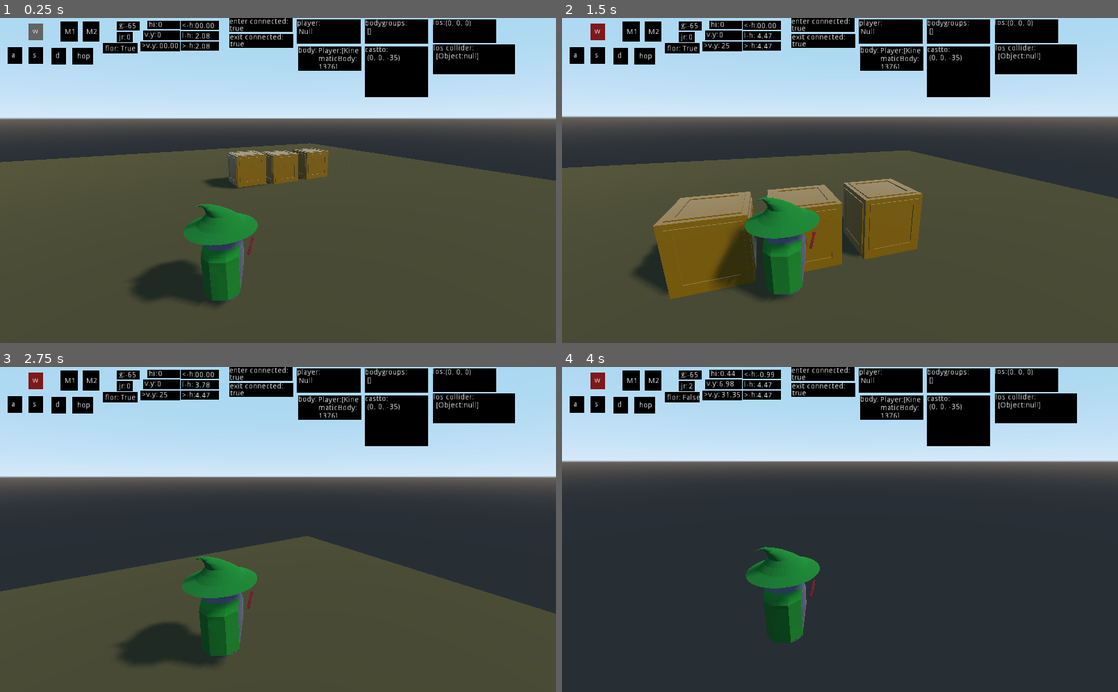
Above: before the commit, frames 1-4 (two rows, left to right).
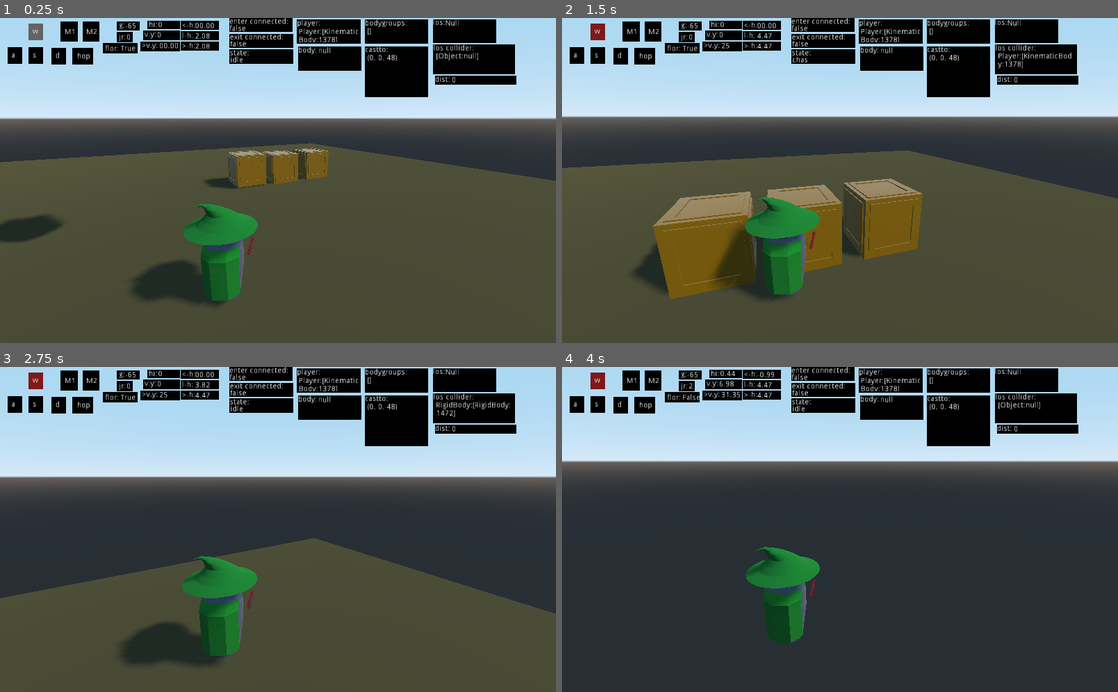
Above: after the commit, the same moments.

Repository: Valkuma/3DMagic
Game: Godot game, scene res://Scenes/default.tscn
Two runs of this game, one before a commit and one after it. Both use one fixed random seed, a clock stepped at 60 frames per second and the inputs below.
Inputs (mouse positions are in pixels of both pictures, inside the frame that each line leads up to):
- Up to frame 1 (0.25 s): no input
- Up to frame 2 (1.5 s): tap Enter at 0.5 s; move the mouse to (867, 180) at 0.52 s; hold W (move_forward) from 0.53 s (still down); click (867, 180) at 0.67 s; tap Space (jump) at 0.77 s; move the mouse to (812, 180) at 1.27 s
- Up to frame 3 (2.75 s): keep holding W (move_forward); tap Space (jump) at 1.52 s; move the mouse to (289, 523) at 2.02 s
- Up to frame 4 (4 s): keep holding W (move_forward); move the mouse to (834, 536) at 2.77 s; click (834, 536) at 2.92 s; tap Space (jump) at 3.02, 3.77 s; move the mouse to (878, 532) at 3.52 s

The runs differ from the first frame. In frame 1, 2.0% of the frame differs, in the area x 0-93%, y 0-70%; in frame 2, 1.5%; in frame 3, 2.4%, in the area x 0-99%, y 0-76%; in frame 4, 1.3%.

Commit message:
Big update
enemy class --
made ai work
made los work
implement signals for attack and damage on player
attack animation for shadowling
planned addition for death on player

Diff:
--- a/Player/Player.gd
+++ b/Player/Player.gd
@@ -1,6 +1,11 @@
 extends KinematicBody
-var health=100
+export var maxhealth = 20
+export var health = 20
+signal hitSignal(oldhealth,newhealth,totaldmg)
+signal deathsignal(health,killer,dmg)
 
+var killer = "Unknown"
+var lastHit = {"unknown":0}
 var speed = 16 # The movement speed of the player in units per second
 var gravity = -65 # The gravity force applied to the player in units per second squared
 var jump_force = 15 # The upward force applied to the player when jumping in units per second
@@ -67,6 +72,8 @@
 
 
 func _physics_process(delta):
+	if (health <= 0):
+		timeToDie(health)
 	#CHARACTER MOVEMENT LOGIC
 	var direction = Vector3.ZERO
 	if Input.is_action_pressed("move_right"):
@@ -93,9 +100,7 @@
 	velocity.y += gravity * delta
 	velocity = move_and_slide(velocity, Vector3.UP,false,4,0.785398,false)
 
-
 	#JUMPING LOGIC
-
 	if is_on_floor():
 		jump_count = 0
 		if Input.is_action_just_pressed("jump"):
@@ -114,7 +119,6 @@
 		state_machine.travel("Idle")
 	else:
 		state_machine.travel("Walk")
-		#$AnimationPlayer.playback_speed = direction.length() * speed * 20
 	pass
 
 	#DEBUG OUTPUT
@@ -171,3 +175,24 @@
 			lasthreset=true
 	pass
 	#maxhnode.text=str(maxhcounter)
+
+func hurt(source,dmg):
+	var oldhealth=health
+	var totaldmg=0
+	#allows for damage types
+	for dmginstance in dmg:
+		#take each instance of damage here
+		var dmgval = dmg[dmginstance] #dmg["shadow"]=10
+		totaldmg += dmgval
+		health -= dmgval
+	lastHit = dmg
+	emit_signal("hitSignal",oldhealth,health,totaldmg)
+	if (health <= 0):
+		killer = source
+		timeToDie(health)
+	pass
+
+func timeToDie(health):
+	emit_signal("deathsignal",health,lastHit)
+	#print(lastHit,killer,health)
+	pass
--- a/Player/Player.tscn
+++ b/Player/Player.tscn
@@ -73,7 +73,7 @@
 
 [node name="Player" type="KinematicBody" parent="." groups=["player"]]
 transform = Transform( 1, 0, 0, 0, 1, 0, 0, 0, 1, 0, 0.2, 0 )
-collision_layer = 3
+collision_layer = 11
 collision_mask = 3
 input_ray_pickable = false
 script = ExtResource( 1 )
--- a/Scenes/default.tscn
+++ b/Scenes/default.tscn
@@ -13,7 +13,7 @@
 
 [sub_resource type="NavigationMesh" id=6]
 
-[node name="defaultlevel" type="Spatial"]
+[node name="level" type="Spatial"]
 
 [node name="MeshInstance" type="MeshInstance" parent="."]
 transform = Transform( 20, 0, 0, 0, 1, 0, 0, 0, 20, 0, 0, 0 )
@@ -42,9 +42,6 @@
 [node name="PlayerScene" parent="." instance=ExtResource( 1 )]
 transform = Transform( -0.878267, 0, 0.478171, 0, 1, 0, -0.478171, 0, -0.878267, -4.28908, 1.89782, 9.49049 )
 
-[node name="shadowling" parent="." instance=ExtResource( 3 )]
-transform = Transform( 1, 0, 0, 0, 1, 0, 0, 0, 1, -1.02353, 1.94628, 18.8008 )
-
 [node name="objects" type="Spatial" parent="."]
 
 [node name="Crate" parent="objects" instance=ExtResource( 2 )]
@@ -55,3 +52,6 @@
 
 [node name="Crate3" parent="objects" instance=ExtResource( 2 )]
 transform = Transform( 1, 0, 0, 0, 1, 0, 0, 0, 1, 5.26655, 2.15162, 0 )
+
+[node name="shadowling" parent="." instance=ExtResource( 3 )]
+transform = Transform( 1, 0, 0, 0, 1, 0, 0, 0, 1, 2.46292, 23.6372, 14.8921 )
--- /dev/null
+++ b/Scenes/enemies/enemies.gd
@@ -0,0 +1,50 @@
+class_name enemyobj extends KinematicBody
+
+enum state {idle,chase,find,attack,recover,tether}
+var cur_state = state.idle
+
+func _ready():
+	pass
+
+func process_states():
+	var statenode=get_node("debugUI/statedbg/statedbg2")
+	match cur_state:
+		state.idle:
+			statenode.text = str("idle")
+			process_idle()
+		state.chase:
+			statenode.text = str("chase")
+			process_chase()
+		state.attack:
+			statenode.text = str("attack")
+			process_attack()
+		state.find:
+			statenode.text = str("find")
+			process_find()
+		state.recover:
+			statenode.text = str("recover")
+			process_recover()
+		state.tether:
+			statenode.text = str("tether")
+			process_tether()
+
+func enter_state(pass_state):
+	if (cur_state != pass_state):
+		leave_state(cur_state)
+		cur_state=pass_state
+
+func leave_state(pass_state):
+	pass
+
+func process_idle():
+	pass
+func process_chase():
+	pass
+func process_attack():
+	pass
+func process_find():
+	pass
+func process_recover():
+	pass
+func process_tether():
+	pass
--- a/Scenes/enemies/shadowling.gd
+++ b/Scenes/enemies/shadowling.gd
@@ -1,49 +1,38 @@
-extends KinematicBody
+extends enemyobj
 var health=10
+#enum state {idle,chase,find,attack,recover,tether}
 #var types=[]
-var speed = 2 # The movement speed of the player in units per second
+var speed = 4 # The movement speed of the player in units per second
 var gravity = -65 # The gravity force applied to the player in units per second squared
 var velocity = Vector3.ZERO # A vector that stores the current velocity of the player
 var target_velocity = Vector3.ZERO # A vector that stores the desired velocity of the player based on input
 var acceleration = .5 #how fast to gain units/second
-var turn_speed = 4
-var sight_range = 35
+var turn_speed = .10
 var hit #line of sight check hit
-var player = null
+var hitcollider #the collider of sight raycast
+var colliderdistance #distance between object and collided object
+var distnode #distance from collider to raycast debug
+#var sling_state = state.idle #default state
+var tetherpos = Vector3.ZERO
+
+onready var raycast= $sight/los
+onready var player = get_tree().get_root().get_node("level").get_node("PlayerScene").get_node("Player")
 
 func _ready():
-	$sight.connect("body_entered", self, "_on_sight_body_entered")
-	$sight.connect("body_exited", self, "_on_sight_body_exited")
-pass
+	distnode = get_node("debugUI/dist/dist2")
+
+
 
 func _physics_process(delta):
 	velocity.y += gravity * delta
-	velocity = move_and_slide(velocity, Vector3.UP,false,4,0.785398,false)
-
-	if player != null:
-		var raydir = (player.global_transform.origin - $sight/los.global_transform.origin).normalized()
-		$sight/los.cast_to = raydir * sight_range
-		hit = $sight/los.get_collision_point()
-
-		if hit == Vector3.ZERO:
-			var direction = (player.global_transform.origin - global_transform.origin).normalized()
-			velocity = move_and_slide(direction * speed,Vector3.UP,false,40.785398,false)
-			var target = player.global_transform.basis.get_rotation_quat()
-			var current = global_transform.basis.get_rotation_quat()
-
-			global_transform.basis = Basis(current.slerp(target, turn_speed * delta))
-		else:
-			velocity = Vector3.ZERO
-
-	else:
-		$sight/los.cast_to = Vector3(0,0,-35)
-	#Debug UI
+	process_states()
+	#DEBUGS
+
 	var playertextnode=get_node("debugUI/playertext/playertext2")
 	var bodygroups=get_node("debugUI/bodygroups/body2")
 	var casttonode = get_node("debugUI/castto/castto2")
 	var losnode = get_node("debugUI/sling-los/los2")
 	var loscollidernode = get_node("debugUI/loscollider/loscollider2")
-
 	losnode.text=str(hit)
 	loscollidernode.text=str($sight/los.get_collider())
 	casttonode.text = str($sight/los.cast_to)
@@ -51,18 +40,167 @@
 	bodygroups.text=str(get_tree().get_nodes_in_group("my_group"))
 pass
 
-
-
-func _on_sight_body_entered(body):
-	$debugUI/enterconnected/enterconnected2.text="true"
-	var bodytextnode=get_node("debugUI/body/body2")
-	bodytextnode.text=str(body)
-	if body.is_in_group("player"):
-		player = body
-
-func _on_sight_body_exited(body):
-	$debugUI/exitconnected2/exitconnected2.text="true"
-	var bodytextnode=get_node("debugUI/body/body2")
-	bodytextnode.text=str(body)
-	if body == player:
-		player = null
+func _on_visionTimer_timeout():
+	#if in tether or idle states, allow transition to chase based on sight.
+	if (cur_state == state.tether or cur_state == state.idle):
+		if self.check_sight(): #if i can see the player, chase.
+			self.enter_state(state.chase)
+#
+#func process_states():
+#	var statenode=get_node("debugUI/statedbg/statedbg2")
+#	match sling_state:
+#		state.idle:
+#			statenode.text = str("idle")
+#			process_idle()
+#		state.chase:
+#			statenode.text = str("chase")
+#			process_chase()
+#		state.attack:
+#			statenode.text = str("attack")
+#			process_attack()
+#		state.find:
+#			statenode.text = str("find")
+#			process_find()
+#		state.recover:
+#			statenode.text = str("recover")
+#			process_recover()
+#		state.tether:
+#			statenode.text = str("tether")
+#			process_tether()
+#	pass
+
+# warning-ignore:unused_argument
+
+
+func process_idle():
+	var delta = get_physics_process_delta_time()
+	velocity.x=0 #dont move
+	velocity.z=0
+	velocity.y += gravity * delta #gravity
+	velocity=move_and_slide(velocity,Vector3.UP) #go nowhere but allow gravity.
+	pass
+
+func process_attack():
+	if ($attackTimer.get_time_left() > 0):
+		pass
+	else:
+		#Fire the attack event and hurt everything in the area
+		var inDamage = $Attack/AttackHurtArea/.get_overlapping_bodies()
+		if inDamage.size() > 0:
+			for body in inDamage:
+				var dmgVal = { "Shadow":10}
+				body.hurt("Shadowling Bite",dmgVal)
+				pass
+
+		$recoveryTimer.start()
+		self.enter_state(state.recover)
+	pass
+
+func process_recover():
+	if ($recoveryTimer.get_time_left() > 0):
+		pass
+	else:
+		#Transition to chase
+		self.enter_state(state.chase)
+	pass
+
+func process_find():
+	#check sight
+	if check_sight():
+		self.enter_state(state.chase)
+	else:
+		#visit the last known position and then do a twirl
+		#tether if you fail to find the player
+		self.enter_state(state.tether)
+		pass
+	pass
+
+func process_tether():
+	self.enter_state(state.idle)
+
+
+func process_chase():
+	var delta = get_physics_process_delta_time()
+	var global_pos = global_transform.origin
+	var player_pos = player.global_transform.origin
+	#smooth turning math
+	var wtransform = global_transform.looking_at(Vector3(player_pos.x,global_pos.y,player_pos.z),Vector3(0,1,0))
+	var wrotation = Quat(global_transform.basis).slerp(Quat(wtransform.basis), turn_speed)
+	global_transform = Transform(Basis(wrotation), global_transform.origin) #turn towards player
+	var player_direction = (player_pos - global_pos).normalized() #
+
+	#if in sight, chase, otherwise transition to find.
+	if check_sight():
+		velocity = (speed*player_direction.normalized())
+		velocity.y += gravity * delta #gravity
+		velocity= move_and_slide(velocity,Vector3.UP,false,4,0.785398,false) #chase the player
+	else:
+		#transition to find the player
+		self.enter_state(state.find)
+	#detect if should transition to attacks
+	var inAttack = $Attack/attackDetectArea.get_overlapping_bodies()
+	if inAttack.size() > 0:
+		for body in inAttack:
+			if body.name == "Player":
+				#Transition to attack - start the timer and fire the animation
+				$attackTimer.start()
+				$Attack/AttackHurtArea/Particles.restart()
+				#animation-attack-fire
+				self.enter_state(state.attack)
+pass
+
+func check_sight():
+	var inSight = $sight.get_overlapping_bodies()
+	if inSight.size() > 0:
+		for body in inSight:
+			if body.name == "Player":
+				var playerPos = body.global_transform.origin
+				$sight/los.look_at(playerPos, Vector3.UP)
+				$sight/los.force_raycast_update()
+				if $sight/los.is_colliding():
+					var colbody = $sight/los.get_collider()
+					if colbody.name == "Player":
+						$sight/los.debug_shape_custom_color = Color(174,0,0)
+						return true
+					else:
+						$sight/los.debug_shape_custom_color = Color(0,174,0)
+						return false
+	else:
+		return false
+	return false
+
+
+
+
+
+#func _on_visionTimer_timeout():
+#	var inSight = $sight.get_overlapping_bodies()
+#	var losthim=true
+#	if inSight.size() > 0:
+#		for body in inSight:
+#			if body.name == "Player":
+#				var playerPos = body.global_transform.origin
+#				losthim=false
+#				$sight/los.look_at(playerPos, Vector3.UP)
+#				$sight/los.force_raycast_update()
+#				if $sight/los.is_colliding():
+#					var colbody = $sight/los.get_collider()
+#					if colbody.name == "Player":
+#						$sight/los.debug_shape_custom_color = Color(174,0,0)
+#						self.enter_state(state.chase)
+#						print("player collide")
+#					else:
+#						$sight/los.debug_shape_custom_color = Color(0,174,0)
+#						self.enter_state(state.idle)
+#						print ("else collide")
+#			if losthim:
+#				self.enter_state(state.idle)
+#	else:
+#		self.enter_state(state.idle)
+#pass
+
+
+func _on_attackTimer_timeout():
+	pass # Replace with function body.
+func _on_recoveryTimer_timeout():
+	pass # Replace with function body.
--- a/Scenes/enemies/shadowling.tscn
+++ b/Scenes/enemies/shadowling.tscn
@@ -22,6 +22,7 @@
 angular_velocity_random = 0.2
 linear_accel = 1.0
 linear_accel_random = 0.5
+radial_accel = 0.5
 tangential_accel_random = 0.22
 scale = 0.5
 scale_random = 0.75
@@ -103,15 +104,20 @@
 material = SubResource( 16 )
 size = Vector2( 30, 1 )
 
+[sub_resource type="CubeMesh" id=18]
+
 [sub_resource type="BoxShape" id=10]
 
 [sub_resource type="ParticlesMaterial" id=14]
 emission_shape = 1
-emission_sphere_radius = 12.41
+emission_sphere_radius = 8.0
 direction = Vector3( 3, 0, 0 )
 spread = 180.0
 gravity = Vector3( 0, 1, 0 )
-radial_accel = -9.55
+initial_velocity = 0.5
+angular_velocity = 2.0
+linear_accel = 2.0
+radial_accel = -20.0
 
 [sub_resource type="PrismMesh" id=15]
 size = Vector3( 0.25, 0.25, 0.25 )
@@ -158,6 +164,27 @@
 margin_bottom = 41.0
 scroll_active = false
 
+[node name="dist" type="ColorRect" parent="KinematicBody/debugUI"]
+margin_left = 295.0
+margin_top = 104.0
+margin_right = 445.0
+margin_bottom = 120.0
+color = Color( 0, 0, 0, 1 )
+
+[node name="dist" type="RichTextLabel" parent="KinematicBody/debugUI/dist"]
+margin_right = 31.0
+margin_bottom = 15.0
+text = "dist:"
+scroll_active = false
+
+[node name="dist2" type="RichTextLabel" parent="KinematicBody/debugUI/dist"]
+margin_left = 31.0
+margin_top = 1.0
+margin_right = 145.0
+margin_bottom = 14.0
+text = "0"
+scroll_active = false
+
 [node name="loscollider" type="ColorRect" parent="KinematicBody/debugUI"]
 margin_left = 292.0
 margin_top = 46.0
@@ -281,6 +308,27 @@
 text = "false"
 scroll_active = false
 
+[node name="statedbg" type="ColorRect" parent="KinematicBody/debugUI"]
+margin_left = -83.0
+margin_top = 55.0
+margin_right = 34.0
+margin_bottom = 81.0
+color = Color( 0, 0, 0, 1 )
+
+[node name="statedbg" type="RichTextLabel" parent="KinematicBody/debugUI/statedbg"]
+margin_right = 131.0
+margin_bottom = 15.0
+text = "state:"
+scroll_active = false
+
+[node name="statedbg2" type="RichTextLabel" parent="KinematicBody/debugUI/statedbg"]
+margin_left = 1.0
+margin_top = 13.0
+margin_right = 35.0
+margin_bottom = 27.0
+text = "idle"
+scroll_active = false
+
 [node name="exitconnected2" type="ColorRect" parent="KinematicBody/debugUI"]
 margin_left = -83.0
 margin_top = 26.0
@@ -303,11 +351,11 @@
 scroll_active = false
 
 [node name="Particles" type="Particles" parent="KinematicBody"]
-transform = Transform( 1, 0, 0, 0, 1, 0, 0, 0, 1, 0.0113614, 0.47646, -0.00190461 )
-amount = 20
+transform = Transform( 1, 0, 0, 0, 0.999959, 0.00911049, 0, -0.00911049, 0.999959, 0.0113614, 0.443741, 0.0801114 )
+amount = 30
 lifetime = 1.5
 preprocess = 1.19
-speed_scale = 0.41
+speed_scale = 0.4
 visibility_aabb = AABB( -4, -4, -4.47705, 8, 8, 8 )
 draw_order = 1
 process_material = SubResource( 7 )
@@ -333,21 +381,30 @@
 shape = SubResource( 4 )
 
 [node name="sight" type="Area" parent="KinematicBody"]
+collision_layer = 9
+collision_mask = 9
 
 [node name="sightcol" type="CollisionShape" parent="KinematicBody/sight"]
-transform = Transform( 1, 0, 0, 0, 1, 0, 0, 0, 1, 0, 0, -1.64354 )
+transform = Transform( 1, 0, 0, 0, 1, 0, 0, 0, 1, 0.015028, 0.0136452, -1.64876 )
 shape = ExtResource( 5 )
 
 [node name="cone" type="MeshInstance" parent="KinematicBody/sight/sightcol"]
 transform = Transform( 1, 0, 0, 0, -0.0297011, 0.999559, 0, -0.999559, -0.0297011, 0, 0, -34.6866 )
+visible = false
 mesh = SubResource( 17 )
 
 [node name="los" type="RayCast" parent="KinematicBody/sight"]
 transform = Transform( 1, 0, 0, 0, 1, 0, 0, 0, -0.733014, 0, 0.0843979, -1.10862 )
 enabled = true
-cast_to = Vector3( 0, 0, 5 )
+cast_to = Vector3( 0, 0, 48 )
 collision_mask = 8
+debug_shape_custom_color = Color( 0.427451, 0, 0, 1 )
 debug_shape_thickness = 5
+
+[node name="MeshInstance" type="MeshInstance" parent="KinematicBody/sight/los"]
+transform = Transform( 0.25, 0, 0, 0, 0.25, 0, 0, 0, 0.25, 0, 0, 0.161564 )
+visible = false
+mesh = SubResource( 18 )
 
 [node name="Attack" type="Spatial" parent="KinematicBody"]
 
@@ -364,7 +421,7 @@
 collision_mask = 2
 
 [node name="attackDetectBox" type="CollisionShape" parent="KinematicBody/Attack/attackDetectArea"]
-transform = Transform( 0.768198, -0.131802, 0.45, 0.45, 0.45, -0.636396, -0.131802, 0.768198, 0.45, 0, 0.104045, -3.43486 )
+transform = Transform( 0.636396, 1.15225e-08, 0.636396, 0.636396, -2.78178e-08, -0.636396, 1.15225e-08, 0.9, -2.78178e-08, 0, 0.104, -2 )
 shape = SubResource( 10 )
 
 [node name="AttackHurtArea" type="Area" parent="KinematicBody/Attack"]
@@ -373,16 +430,17 @@
 collision_mask = 2
 
 [node name="Particles" type="Particles" parent="KinematicBody/Attack/AttackHurtArea"]
-transform = Transform( 0.384099, -0.065901, 0.225, 0.225, 0.225, -0.318198, -0.065901, 0.384099, 0.225, 0, 0, -2.4256 )
+transform = Transform( 0.384099, -0.065901, 0.225, 0.225, 0.225, -0.318198, -0.065901, 0.384099, 0.225, 0, 0, -1.09749 )
 emitting = false
-amount = 16
-lifetime = 2.0
+amount = 32
+lifetime = 0.9
 one_shot = true
+explosiveness = 0.78
 process_material = SubResource( 14 )
 draw_pass_1 = SubResource( 15 )
 
 [node name="attackHurtbox" type="CollisionShape" parent="KinematicBody/Attack/AttackHurtArea"]
-transform = Transform( 0.384099, -0.065901, 0.225, 0.225, 0.225, -0.318198, -0.065901, 0.384099, 0.225, 0, 0, -2.4256 )
+transform = Transform( 0.25, -0.353553, 0.25, 0.353553, -1.54543e-08, -0.353553, 0.25, 0.353553, 0.25, 0, 0, -1 )
 shape = SubResource( 10 )
 
 [node name="attackEffect" type="MeshInstance" parent="KinematicBody/Attack/AttackHurtArea/attackHurtbox"]
@@ -390,3 +448,17 @@
 visible = false
 mesh = SubResource( 12 )
 skeleton = NodePath("../..")
+
+[node name="visionTimer" type="Timer" parent="KinematicBody"]
+wait_time = 0.2
+autostart = true
+
+[node name="attackTimer" type="Timer" parent="KinematicBody"]
+one_shot = true
+
+[node name="recoveryTimer" type="Timer" parent="KinematicBody"]
+one_shot = true
+
+[connection signal="timeout" from="KinematicBody/visionTimer" to="KinematicBody" method="_on_visionTimer_timeout"]
+[connection signal="timeout" from="KinematicBody/attackTimer" to="KinematicBody" method="_on_attackTimer_timeout"]
+[connection signal="timeout" from="KinematicBody/recoveryTimer" to="KinematicBody" method="_on_recoveryTimer_timeout"]
--- a/Scenes/enemies/shadowlingsight.tres
+++ b/Scenes/enemies/shadowlingsight.tres
@@ -2,4 +2,4 @@
 
 [resource]
 margin = 0.174
-points = PoolVector3Array( 1, 1, 1, 1, 0, 1, -1, 0, 1, -1, 1, 1, -15, 0, -35, 15, 0, -35, 15, 1, -35, -15, 1, -35 )
+points = PoolVector3Array( 1, 1.5, 1, 1, 0, 1, -1, 0, 1, -1, 1.5, 1, -15, 0, -35, 15, 0, -35, 15, 3, -35, -15, 3, -35 )
--- a/Scenes/objects/crate.tscn
+++ b/Scenes/objects/crate.tscn
@@ -30,5 +30,6 @@
 shape = SubResource( 2 )
 
 [node name="Crate" type="MeshInstance" parent="RigidBody"]
+layers = 9
 mesh = SubResource( 1 )
 skeleton = NodePath("")
--- a/project.godot
+++ b/project.godot
@@ -7,6 +7,16 @@
 ;   param=value ; assign values to parameters
 
 config_version=4
+
+_global_script_classes=[ {
+"base": "KinematicBody",
+"class": "enemyobj",
+"language": "GDScript",
+"path": "res://Scenes/enemies/enemies.gd"
+} ]
+_global_script_class_icons={
+"enemyobj": ""
+}
 
 [application]
 
@@ -66,6 +76,12 @@
  ]
 }
 
+[layer_names]
+
+3d_physics/layer_1="physical"
+3d_physics/layer_2="hurtbox"
+3d_physics/layer_4="sight"
+
 [physics]
 
 common/enable_pause_aware_picking=true
Not shown: 1 places in Scenes/enemies/shadowling.tscn that only renumber resources
